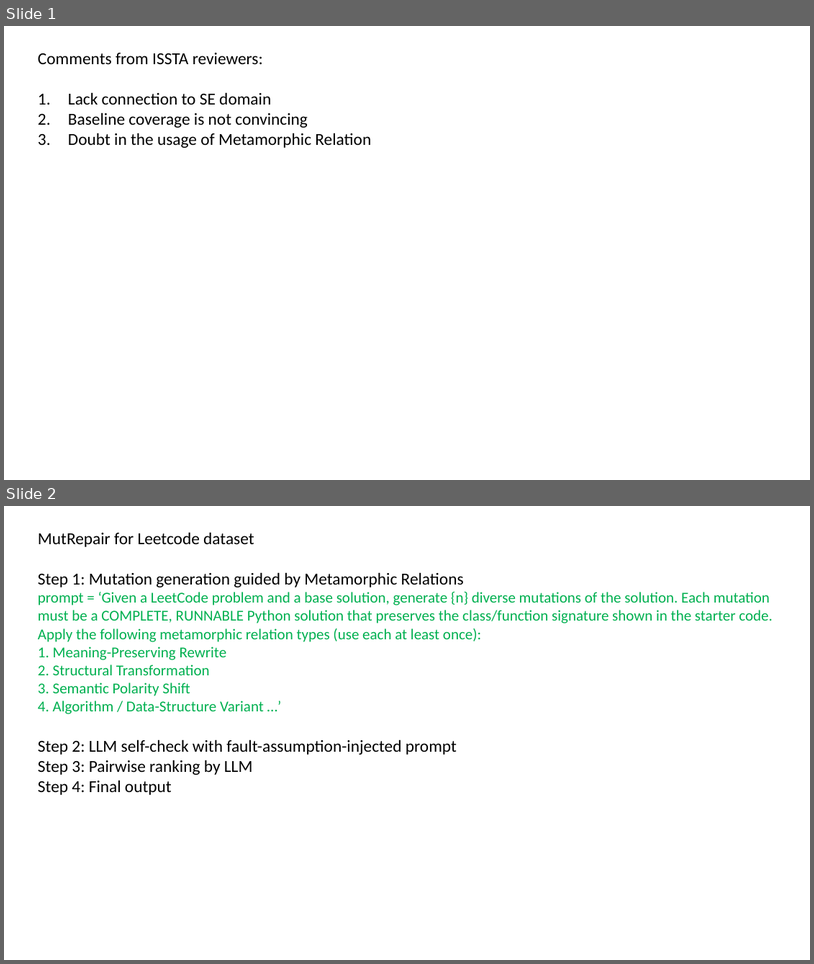
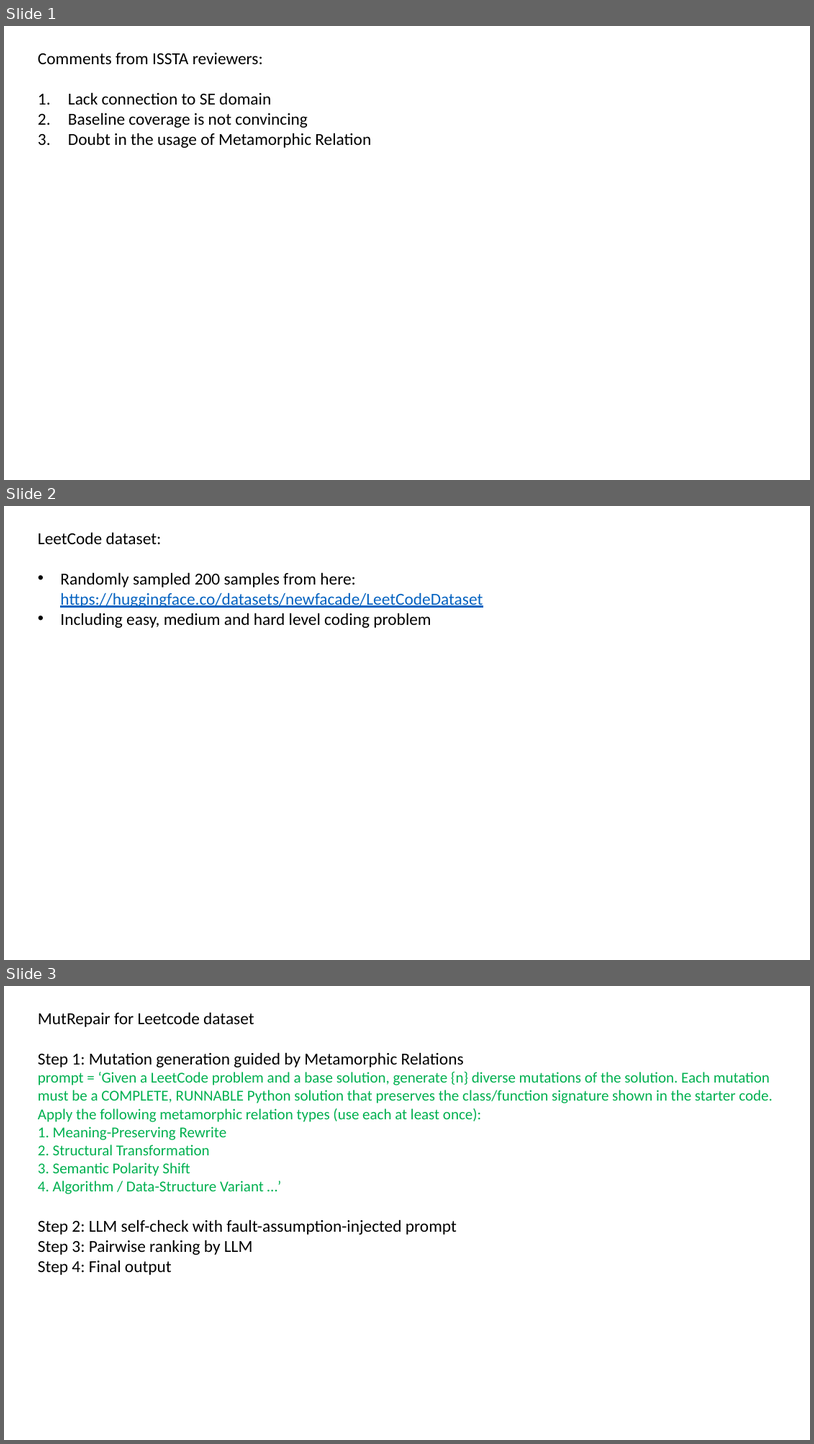
Before and after one commit to zbybr/LLMHalluMiti, a slide deck: slides/20260623.pptx. Shown one above the other, each under a label of ours: slides 1 and 2 before the commit, slides 1, 2 and 3 after it. The pictures are 814x964 and 814x1444 pixels, drawn with LibreOffice and Linux fonts; fonts in the diff are those of the drawing. Boxes give left, top, right and bottom in pixels: in the first picture for what was removed or moved away, otherwise in the second. Text is boxed around its words. In the diff, an @@ line names an element or a change of style, - is before the commit and + after.

```diff
--- a/slides/20260623.pptx
+++ b/slides/20260623.pptx
@@ slide 2 added at [4, 506, 810, 960], background #FFFFFF @@
@@ text added at [38, 532, 483, 628], 20 pt, text #000000 @@
+LeetCode dataset:
+• Randomly sampled 200 samples from here: https://huggingface.co/datasets/newfacade/LeetCodeDataset
+• Including easy, medium and hard level coding problem
@@ what was slide 2 is now slide 3 @@
```
Also in this commit, not shown: 2 other slides added, 1 slide removed.
